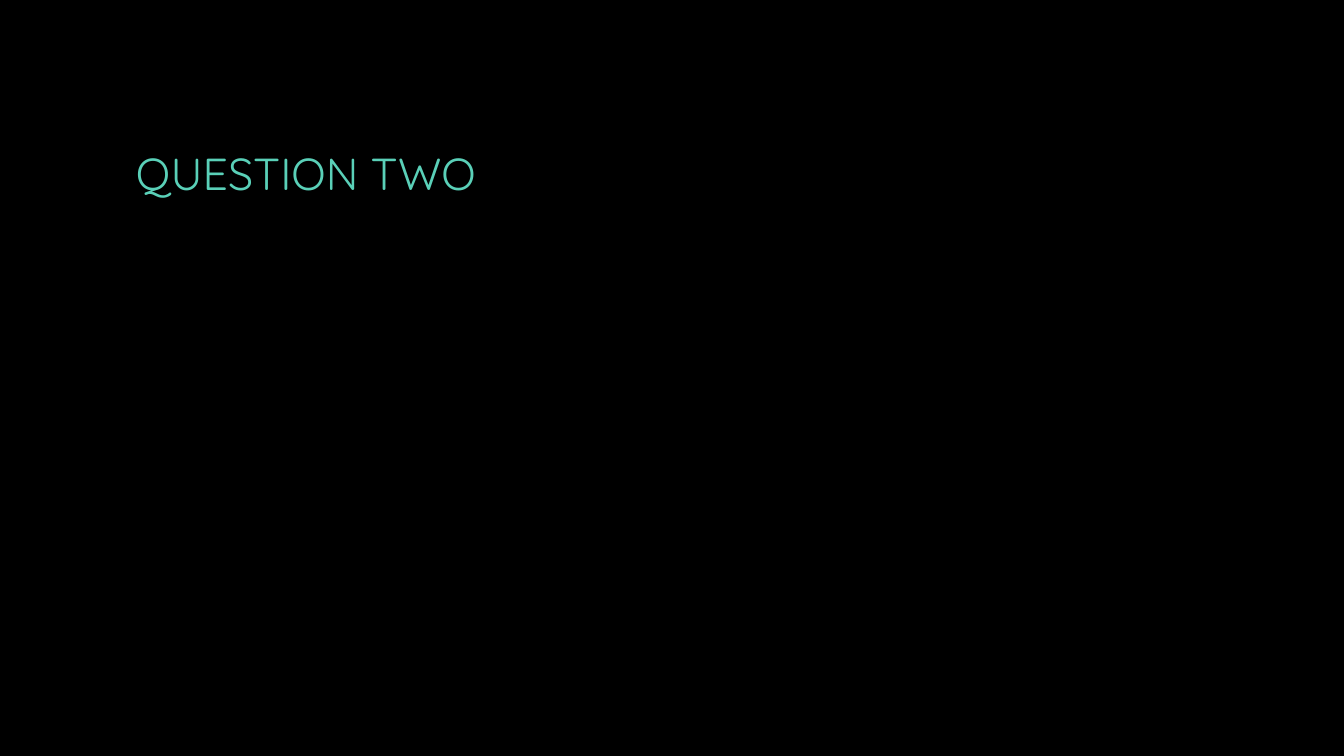
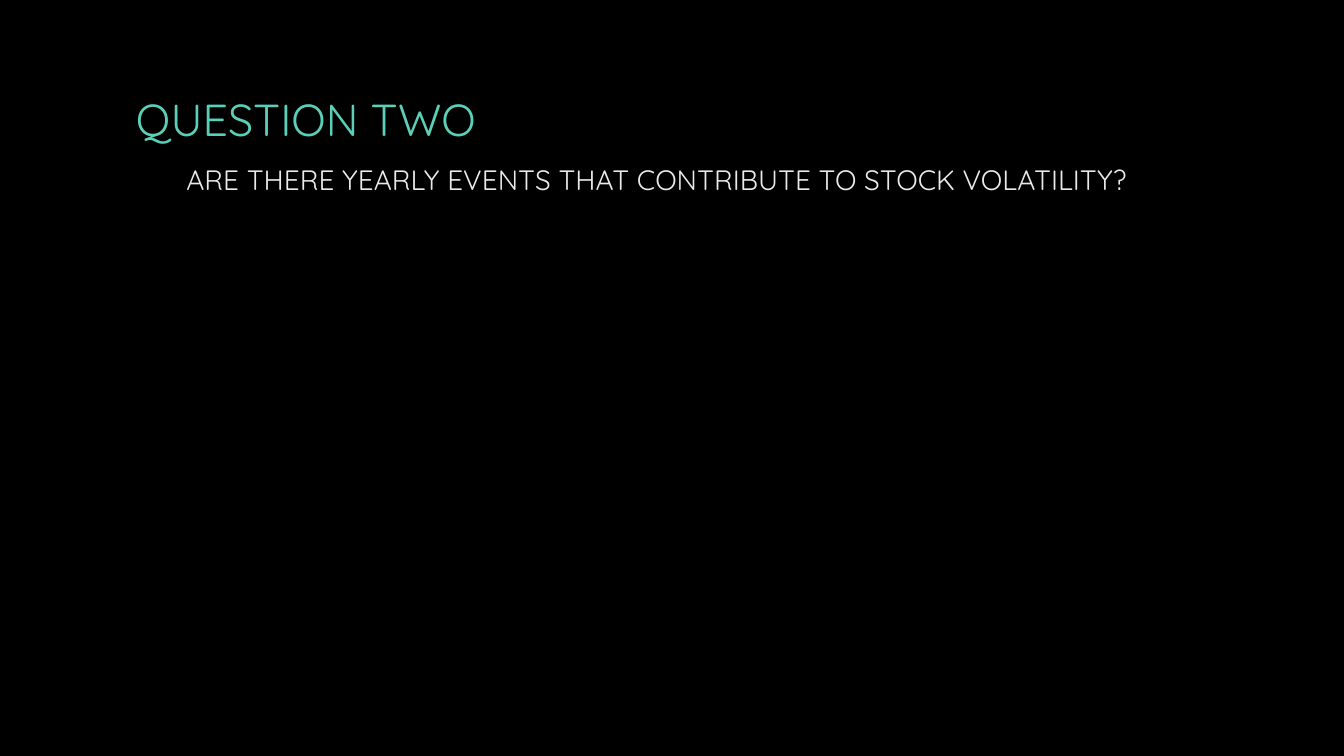
Before and after one commit to Scooters1206/Project-One, a slide deck: slide 6 of Working Files/Project1_Presentation.pptx. Drawn at 1344x756 pixels with LibreOffice and Linux fonts; fonts in the diff are those of the drawing; background and template pictures are left out. Boxes give left, top, right and bottom in pixels: in the first picture for what was removed or moved away, otherwise in the second. Text is boxed around its words. In the diff, an @@ line names an element or a change of style, - is before the commit and + after.

```diff
--- a/Working Files/Project1_Presentation.pptx
+++ b/Working Files/Project1_Presentation.pptx
@@ title at bbox=[136, 104, 1127, 191]: text changed; size 32 to 20 pt; text colour #5AD0B8 to #EBEBEB @@
-QUESTION TWO
+QUESTION TWO
+ARE THERE YEARLY EVENTS THAT CONTRIBUTE TO STOCK VOLATILITY?
```
Also in this commit, not shown: 6 other slides changed, 3 other files.
